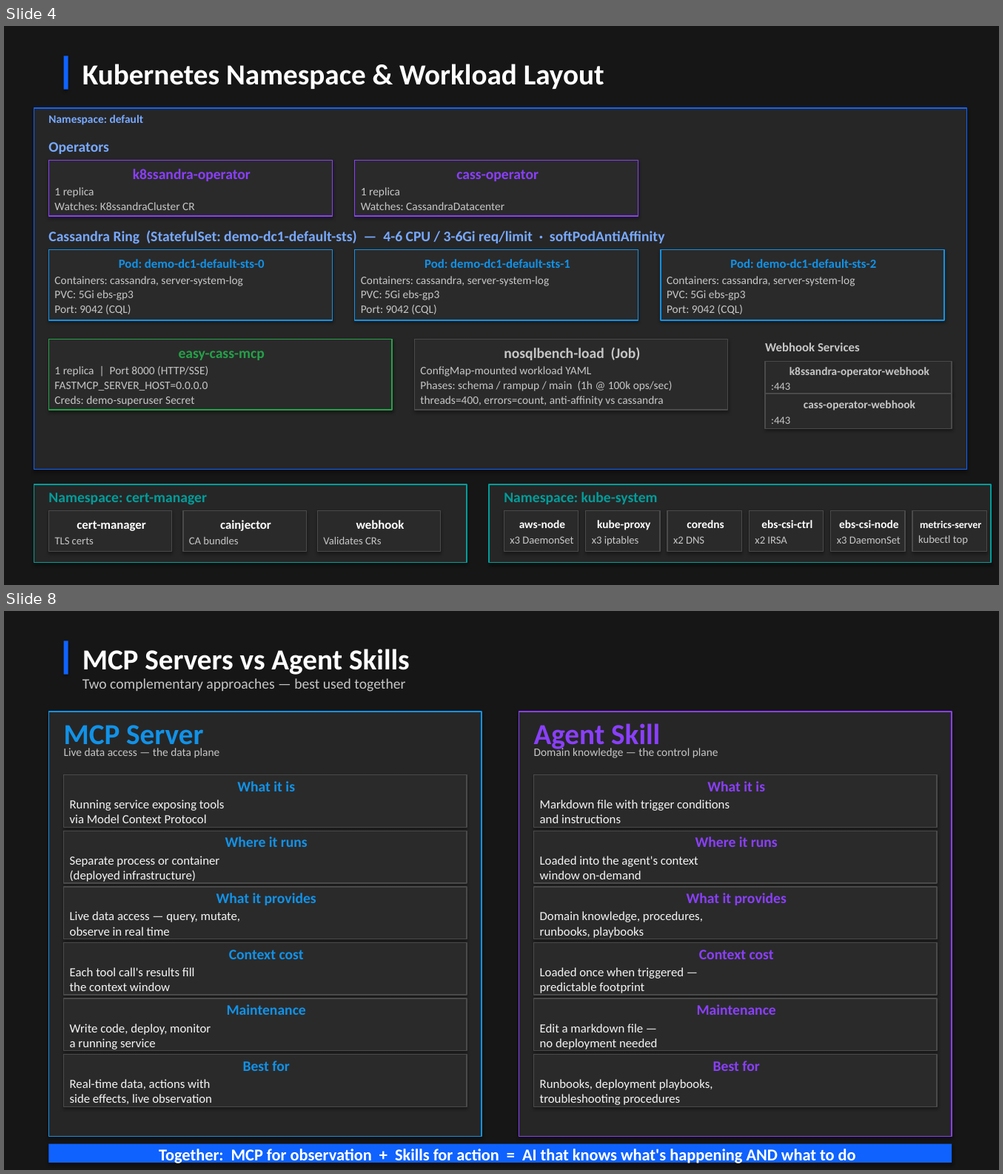
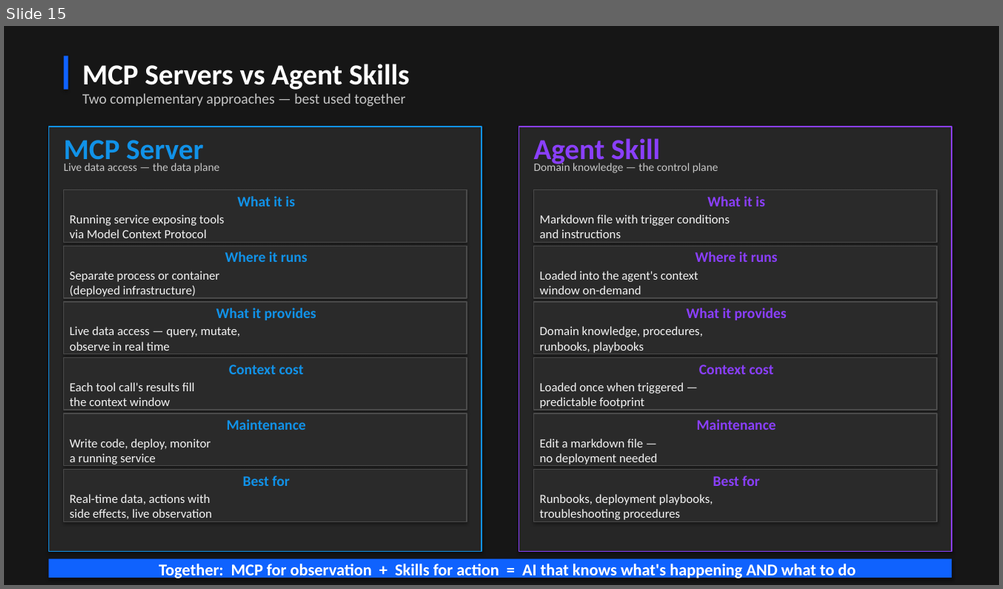
Before and after one commit to jamesc127/k8ssandra-mcp-workshop, a slide deck: k8ssandra-reference-architecture.pptx. Shown one above the other, each under a label of ours: slides 4 and 8 before the commit, slide 15 after it; the slides between them are not shown. The pictures are 1003x1174 and 1003x589 pixels, drawn with LibreOffice and Linux fonts; fonts in the diff are those of the drawing. Boxes give left, top, right and bottom in pixels: in the first picture for what was removed or moved away, otherwise in the second. Text is boxed around its words. In the diff, an @@ line names an element or a change of style, - is before the commit and + after.

```diff
--- a/k8ssandra-reference-architecture.pptx
+++ b/k8ssandra-reference-architecture.pptx
@@ slide 4 removed at box(4, 26, 999, 585), background #161616 @@
@@ rectangle removed at box(64, 56, 68, 90) @@
@@ text removed at box(82, 64, 604, 89) @@
-Kubernetes Namespace & Workload Layout
@@ rectangle removed at box(34, 108, 967, 470) @@
@@ text removed at box(48, 115, 144, 125) @@
-Namespace: default
@@ text removed at box(48, 142, 108, 154) @@
-Operators
@@ rectangle removed at box(48, 160, 333, 216) @@
-k8ssandra-operator
-1 replica
-Watches: K8ssandraCluster CR
@@ rectangle removed at box(355, 160, 638, 216) @@
-cass-operator
-1 replica
-Watches: CassandraDatacenter
@@ text removed at box(48, 230, 665, 244) @@
-Cassandra Ring (StatefulSet: demo-dc1-default-sts) — 4-6 CPU / 3-6Gi req/limit · softPodAntiAffinity
@@ rectangle removed at box(48, 249, 333, 321) @@
-Pod: demo-dc1-default-sts-0
-Containers: cassandra, server-system-log
-PVC: 5Gi ebs-gp3
-Port: 9042 (CQL)
@@ rectangle removed at box(355, 249, 638, 321) @@
-Pod: demo-dc1-default-sts-1
-Containers: cassandra, server-system-log
-PVC: 5Gi ebs-gp3
-Port: 9042 (CQL)
@@ rectangle removed at box(660, 249, 944, 321) @@
-Pod: demo-dc1-default-sts-2
-Containers: cassandra, server-system-log
-PVC: 5Gi ebs-gp3
-Port: 9042 (CQL)
@@ rectangle removed at box(48, 339, 392, 410) @@
-easy-cass-mcp
-1 replica | Port 8000 (HTTP/SSE)
-FASTMCP_SERVER_HOST=0.0.0.0
-Creds: demo-superuser Secret
@@ rectangle removed at box(415, 339, 728, 410) @@
-nosqlbench-load (Job)
-ConfigMap-mounted workload YAML
-Phases: schema / rampup / main (1h @ 100k ops/sec)
-threads=400, errors=count, anti-affinity vs cassandra
@@ text removed at box(765, 343, 859, 352) @@
-Webhook Services
@@ rectangle removed at box(765, 362, 951, 394) @@
-k8ssandra-operator-webhook
-:443
@@ rectangle removed at box(765, 394, 951, 429) @@
-cass-operator-webhook
-:443
@@ rectangle removed at box(34, 485, 466, 563) @@
@@ rectangle removed at box(489, 485, 990, 563) @@
@@ text removed at box(48, 493, 207, 505) @@
-Namespace: cert-manager
@@ rectangle removed at box(48, 511, 172, 552) @@
-cert-manager
-TLS certs
@@ rectangle removed at box(183, 511, 306, 552) @@
-cainjector
-CA bundles
@@ rectangle removed at box(317, 511, 441, 552) @@
-webhook
-Validates CRs
@@ text removed at box(504, 492, 657, 505) @@
-Namespace: kube-system
@@ rectangle removed at box(504, 511, 578, 552) @@
-aws-node
-x3 DaemonSet
@@ rectangle removed at box(585, 511, 659, 552) @@
-kube-proxy
-x3 iptables
@@ rectangle removed at box(667, 511, 741, 552) @@
-coredns
-x2 DNS
@@ rectangle removed at box(748, 511, 822, 552) @@
-ebs-csi-ctrl
-x2 IRSA
@@ rectangle removed at box(831, 511, 905, 552) @@
-ebs-csi-node
-x3 DaemonSet
@@ rectangle removed at box(912, 511, 986, 552) @@
-metrics-server
-kubectl top
@@ what was slide 8 is now slide 15 @@
```
Also in this commit, not shown: 7 slides changed, 9 slides added, 1 other slide removed, 1 other file.
